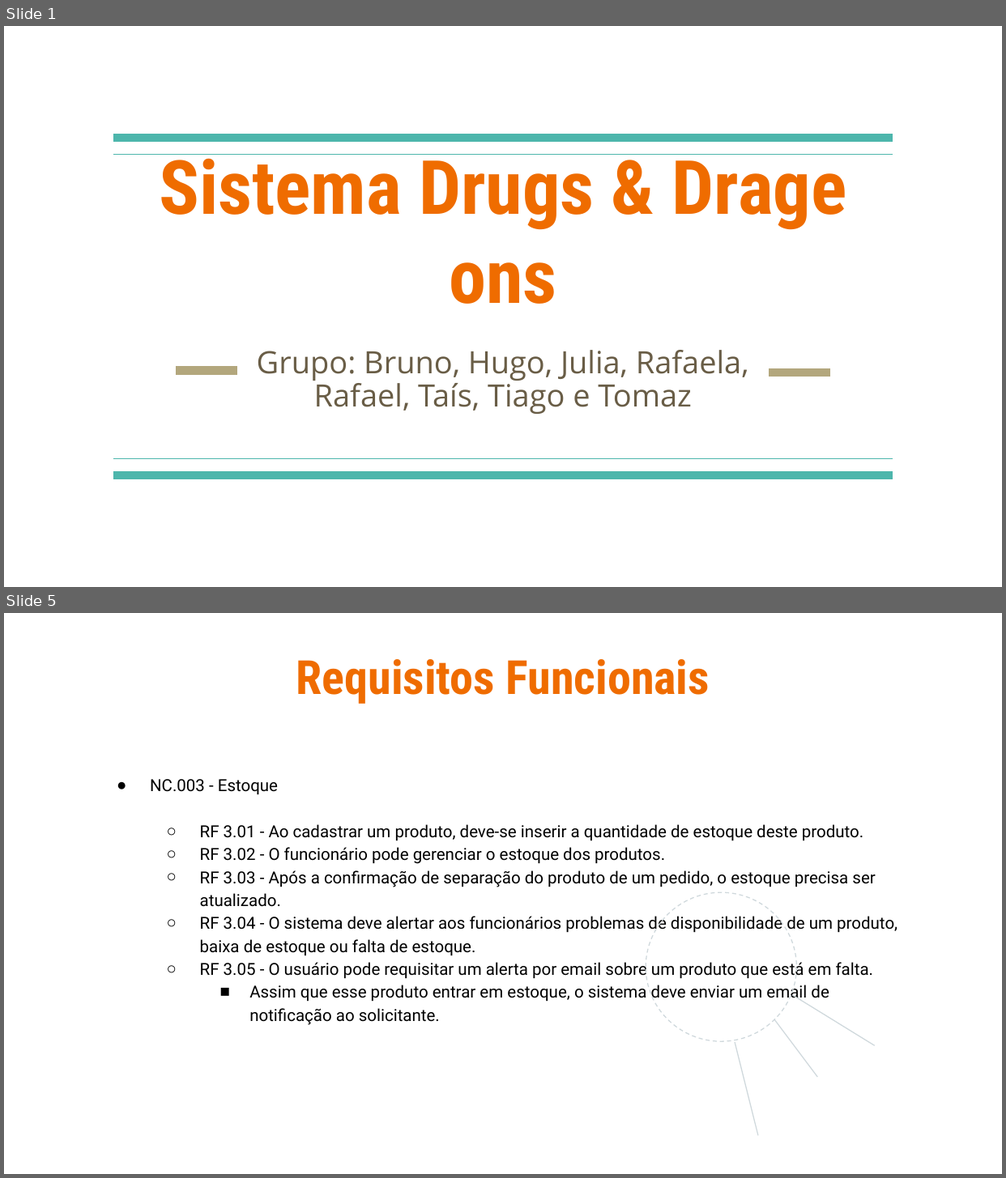
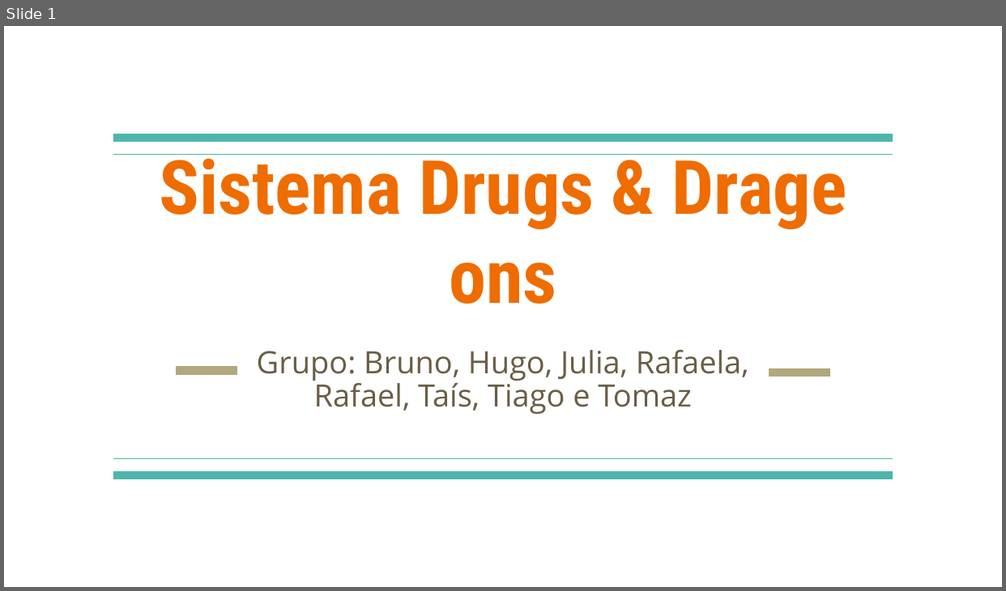
Before and after one commit to HugoBianquini/Projeto-de-Software, a slide deck: Sistema Drugs & Drage ons.pptx. Shown one above the other, each under a label of ours: slides 1 and 5 before the commit, slide 1 after it; the slides between them are not shown. The pictures are 1006x1178 and 1006x591 pixels, drawn with LibreOffice and Linux fonts; fonts in the diff are those of the drawing; background and template pictures are left out. Boxes give left, top, right and bottom in pixels: in the first picture for what was removed or moved away, otherwise in the second. Text is boxed around its words. In the diff, an @@ line names an element or a change of style, - is before the commit and + after.

```diff
--- a/Sistema Drugs & Drage ons.pptx
+++ b/Sistema Drugs & Drage ons.pptx
@@ slide 5 removed at (4, 613, 1002, 1174), background picture (left out) @@
@@ title removed at (296, 659, 710, 704) @@
-Requisitos Funcionais
@@ text removed at (150, 779, 897, 1025) @@
-● NC.003 - Estoque
-  ○ RF 3.01 - Ao cadastrar um produto, deve-se inserir a quantidade de estoque deste produto.
-  ○ RF 3.02 - O funcionário pode gerenciar o estoque dos produtos.
-  ○ RF 3.03 - Após a confirmação de separação do produto de um pedido, o estoque precisa ser atualizado.
-  ○ RF 3.04 - O sistema deve alertar aos funcionários problemas de disponibilidade de um produto, baixa de estoque ou falta de estoque.
-  ○ RF 3.05 - O usuário pode requisitar um alerta por email sobre um produto que está em falta.
-    ■ Assim que esse produto entrar em estoque, o sistema deve enviar um email de notificação ao solicitante.
@@ ellipse removed at (646, 892, 796, 1041) @@
@@ line removed from (792, 995) to (874, 1046) @@
@@ line removed from (774, 1020) to (817, 1077) @@
@@ line removed from (735, 1042) to (758, 1136) @@
```
Also in this commit, not shown: 1 slide changed, 4 slides added, 51 other slides removed, 1 other file.
